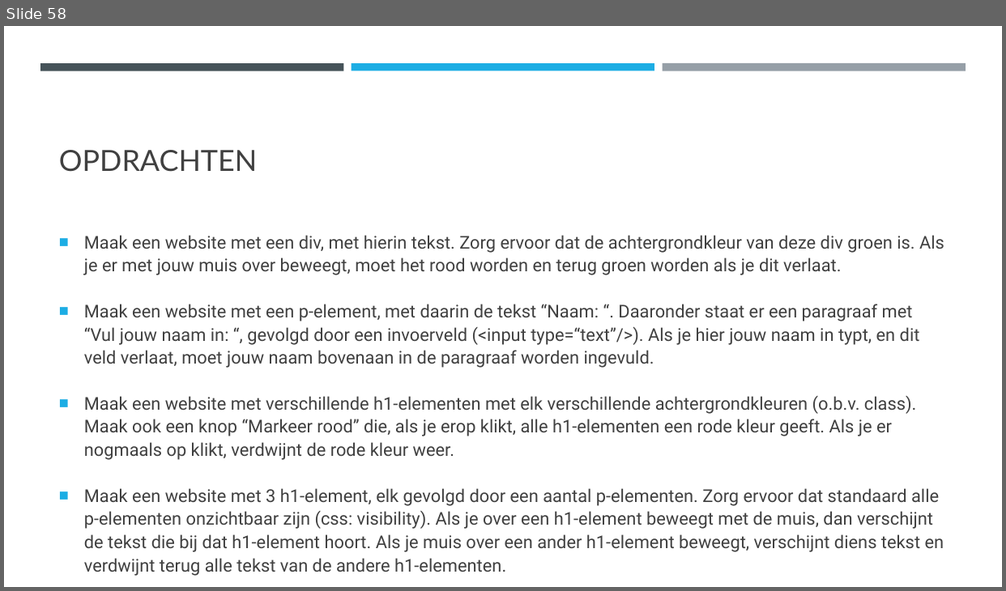
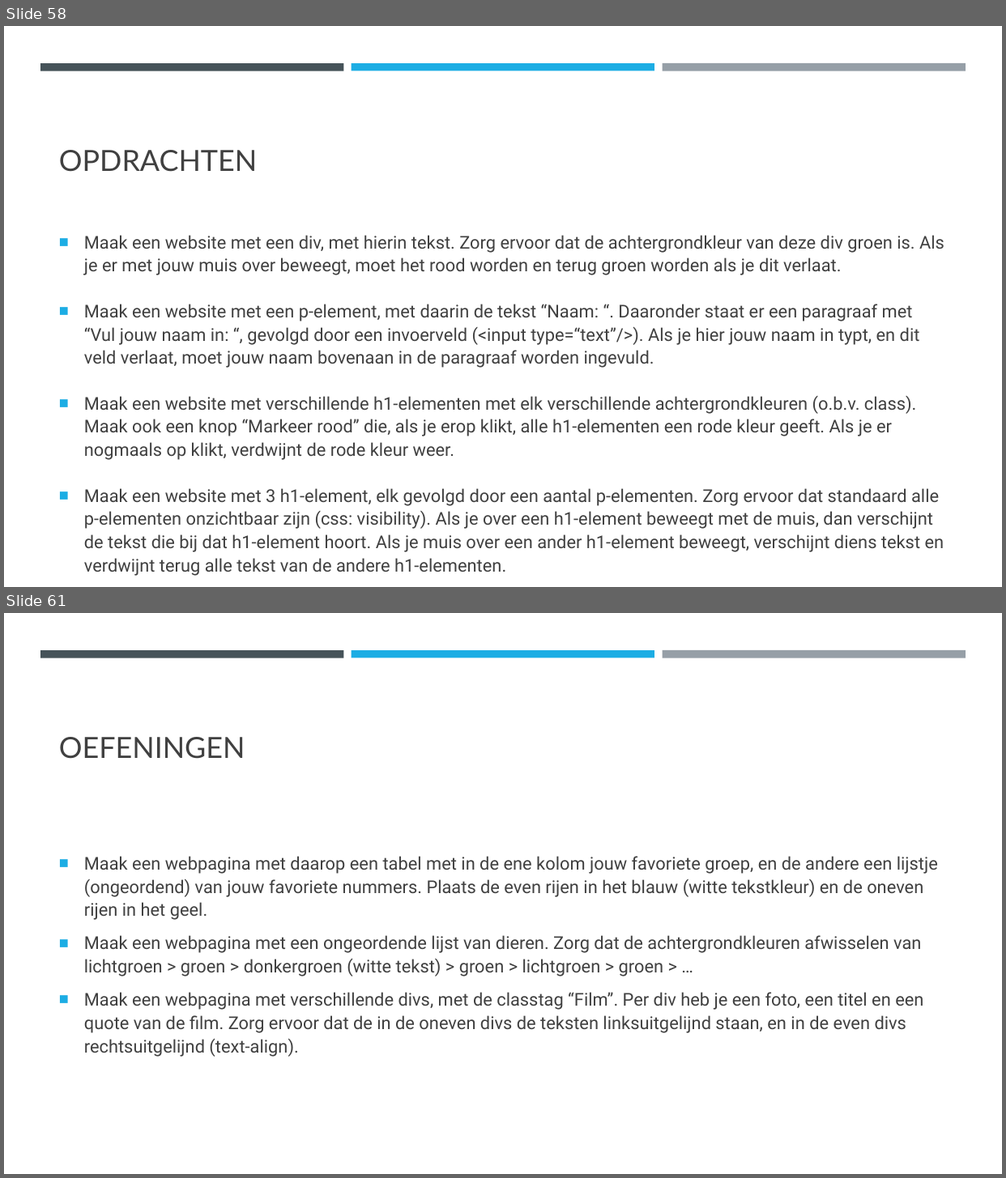
Before and after one commit to DhrLeroy/Webdesign, a slide deck: Webdesign.pptx. Shown one above the other, each under a label of ours: slide 58 before the commit, slides 58 and 61 after it; the slides between them are not shown. The pictures are 1006x591 and 1006x1178 pixels, drawn with LibreOffice and Linux fonts; fonts in the diff are those of the drawing. Boxes give left, top, right and bottom in pixels: in the first picture for what was removed or moved away, otherwise in the second. Text is boxed around its words. In the diff, an @@ line names an element or a change of style, - is before the commit and + after.

```diff
--- a/Webdesign.pptx
+++ b/Webdesign.pptx
@@ slide 61 added at bbox=[4, 613, 1002, 1174], background #FFFFFF; not listed: 3 template elements that a slide beside it also shows @@
@@ title added at bbox=[59, 737, 245, 759], 28 pt, text #404040 @@
+OEFENINGEN
@@ text added at bbox=[84, 856, 938, 1057], 17 pt, text #404040 @@
+■ Maak een webpagina met daarop een tabel met in de ene kolom jouw favoriete groep, en de andere een lijstje (ongeordend) van jouw favoriete nummers. Plaats de even rijen in het blauw (witte tekstkleur) en de oneven rijen in het geel.
+■ Maak een webpagina met een ongeordende lijst van dieren. Zorg dat de achtergrondkleuren afwisselen van lichtgroen > groen > donkergroen (witte tekst) > groen > lichtgroen > groen > …
+■ Maak een webpagina met verschillende divs, met de classtag “Film”. Per div heb je een foto, een titel en een quote van de film. Zorg ervoor dat de in de oneven divs de teksten linksuitgelijnd staan, en in de even divs rechtsuitgelijnd (text-align).
```
Also in this commit, not shown: 3 slides changed, 5 other slides added, 8 other files.
